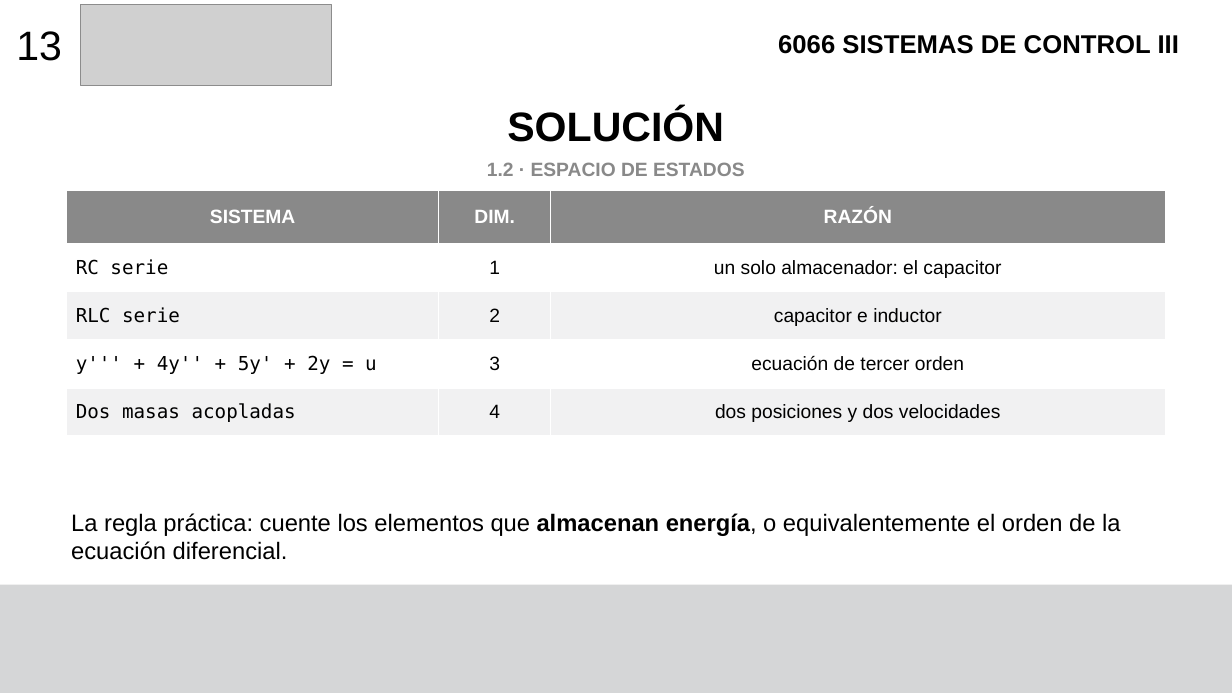
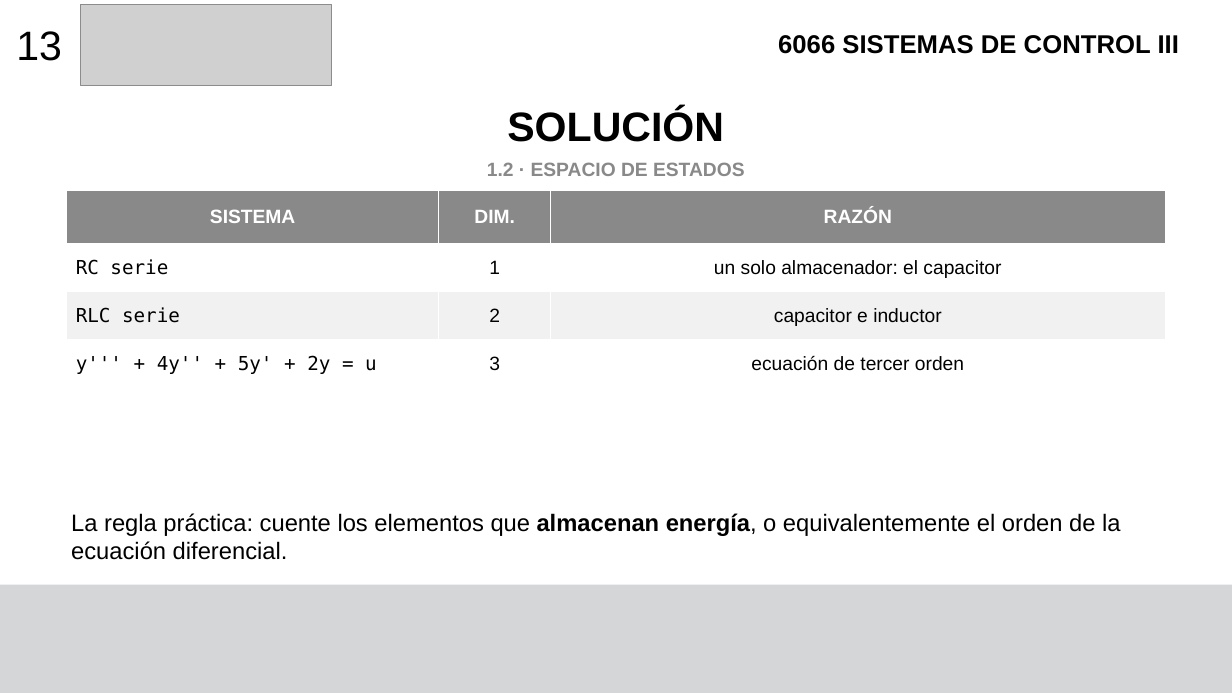
Before and after one commit to F4bian1012/Sistemas-de-Control-III, a slide deck: slide 15 of Semana_2_Clasificacion_de_sistemas/Introduccion al espacio de estados.pptx (slide 13 before the commit). Drawn at 1232x693 pixels with LibreOffice and Linux fonts; fonts in the diff are those of the drawing; grey boxes stand for pictures. Boxes give left, top, right and bottom in pixels: in the first picture for what was removed or moved away, otherwise in the second. Text is boxed around its words. In the diff, an @@ line names an element or a change of style, - is before the commit and + after.

```diff
--- a/Semana_2_Clasificacion_de_sistemas/Introduccion al espacio de estados.pptx
+++ b/Semana_2_Clasificacion_de_sistemas/Introduccion al espacio de estados.pptx
@@ table at (x1=67, y1=190, x2=1165, y2=388) @@
-row 5: Dos masas acopladas | 4 | dos posiciones y dos velocidades
```
Also in this commit, not shown: 12 other slides changed, 3 slides added.
